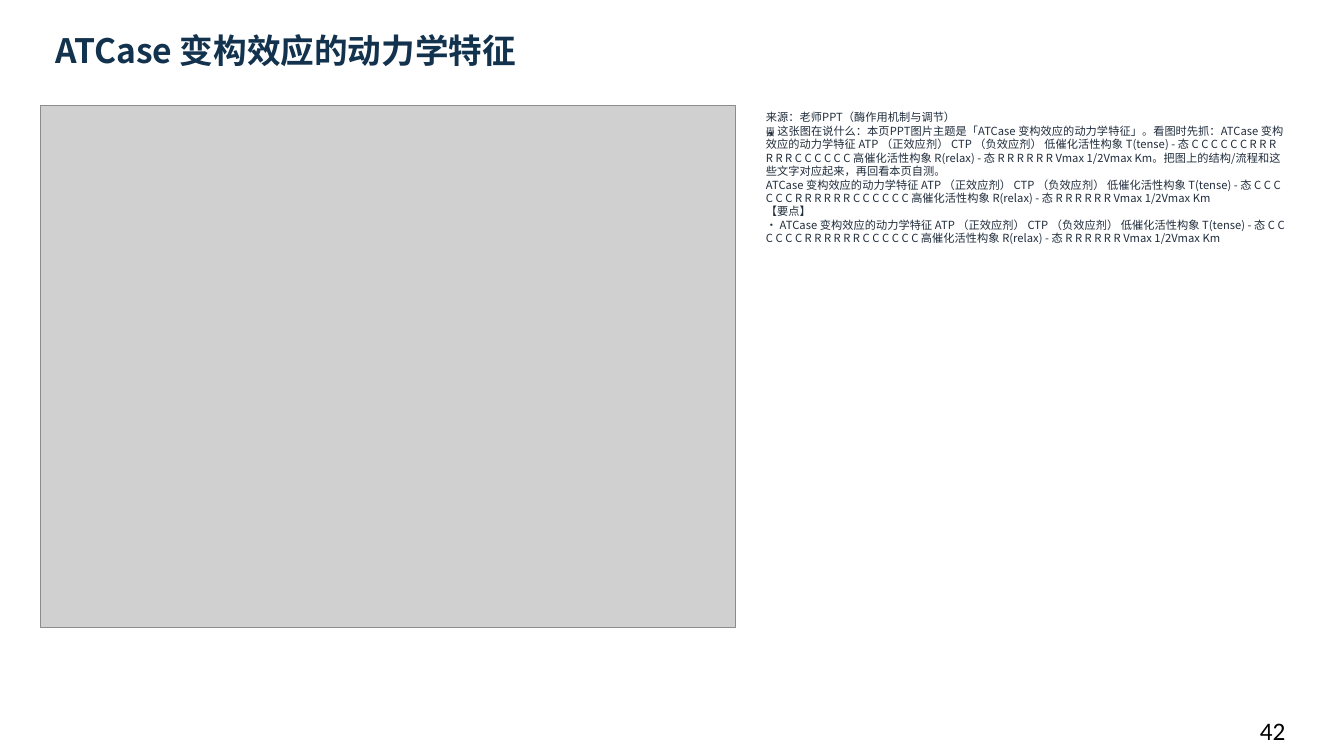
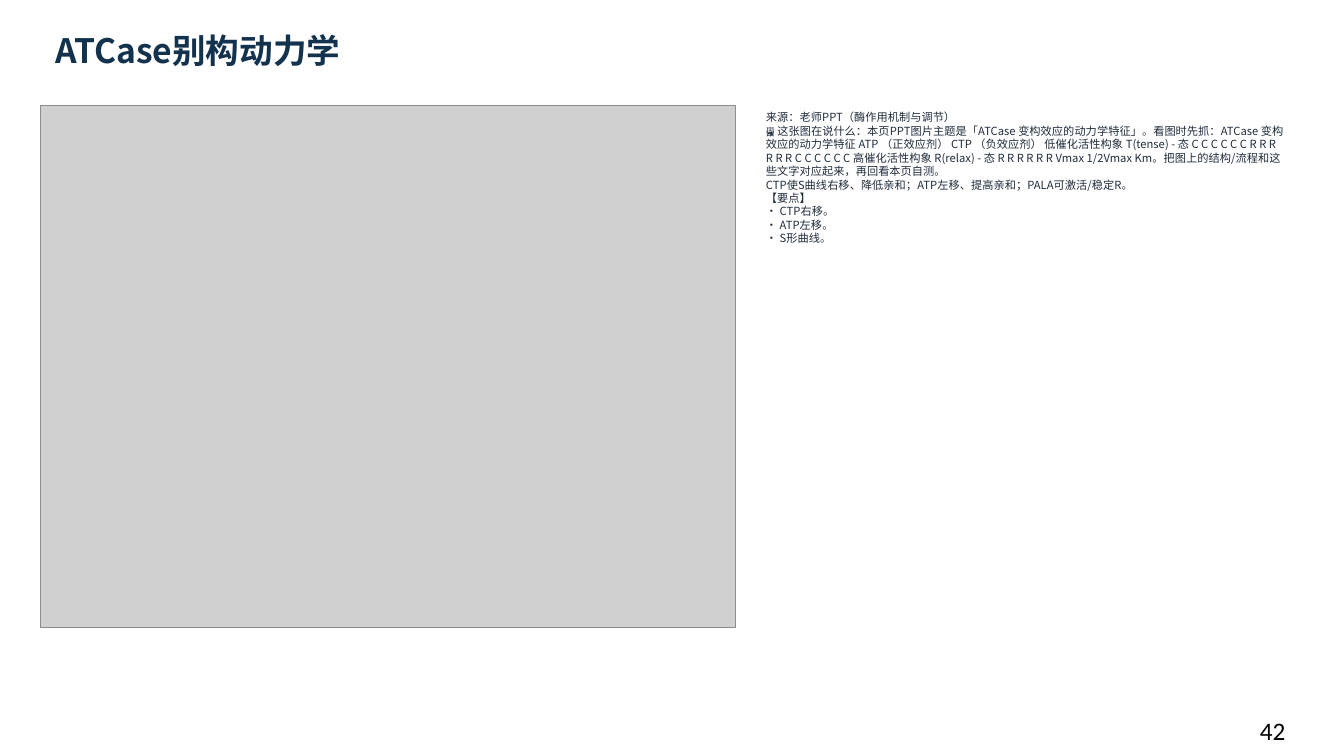
Before and after one commit to newkan-li/Biochemistry, a slide deck: slide 42 of downloads/bc08-ai-style.pptx. Drawn at 1344x756 pixels with LibreOffice and Linux fonts; fonts in the diff are those of the drawing; grey boxes stand for pictures. Boxes give left, top, right and bottom in pixels: in the first picture for what was removed or moved away, otherwise in the second. Text is boxed around its words. In the diff, an @@ line names an element or a change of style, - is before the commit and + after.

```diff
--- a/downloads/bc08-ai-style.pptx
+++ b/downloads/bc08-ai-style.pptx
@@ text at [55, 34, 340, 66]: text changed @@
-ATCase 变构效应的动力学特征
+ATCase别构动力学
@@ text at [766, 111, 1283, 243]: text changed @@
-来源：老师PPT（酶作用机制与调节）
-🖼 这张图在说什么：本页PPT图片主题是「ATCase 变构效应的动力学特征」。看图时先抓：ATCase 变构效应的动力学特征 ATP （正效应剂） CTP （负效应剂） 低催化活性构象 T(tense) - 态 C C C C C C R R R R R R C C C C C C 高催化活性构象 R(relax) - 态 R R R R R R Vmax 1/2Vmax Km。把图上的结构/流程和这些文字对应起来，再回看本页自测。
-ATCase 变构效应的动力学特征 ATP （正效应剂） CTP （负效应剂） 低催化活性构象 T(tense) - 态 C C C C C C R R R R R R C C C C C C 高催化活性构象 R(relax) - 态 R R R R R R Vmax 1/2Vmax Km
-【要点】
-• ATCase 变构效应的动力学特征 ATP （正效应剂） CTP （负效应剂） 低催化活性构象 T(tense) - 态 C C C C C C R R R R R R C C C C C C 高催化活性构象 R(relax) - 态 R R R R R R Vmax 1/2Vmax Km
+来源：老师PPT（酶作用机制与调节）
+🖼 这张图在说什么：本页PPT图片主题是「ATCase 变构效应的动力学特征」。看图时先抓：ATCase 变构效应的动力学特征 ATP （正效应剂） CTP （负效应剂） 低催化活性构象 T(tense) - 态 C C C C C C R R R R R R C C C C C C 高催化活性构象 R(relax) - 态 R R R R R R Vmax 1/2Vmax Km。把图上的结构/流程和这些文字对应起来，再回看本页自测。
+CTP使S曲线右移、降低亲和；ATP左移、提高亲和；PALA可激活/稳定R。
+【要点】
+• CTP右移。
+• ATP左移。
+• S形曲线。
```
Also in this commit, not shown: 41 other slides changed, 5 other files.
